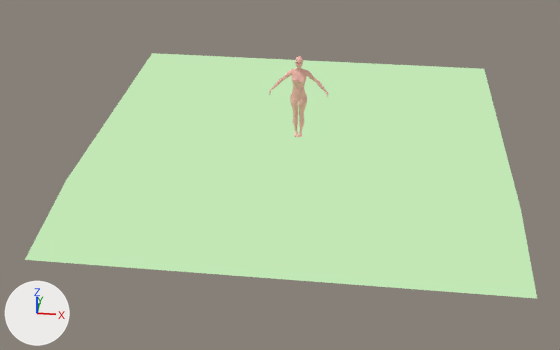
The Blender file WIP/human2.blend: old version first, new version second.
Before and after are seen from a 50 mm lens placed at (3.1, -33.5, 15.8), pointed at (-0.7, -1.8, -3.5). The axes (+X, +Y, +Z) are drawn at lower left. The lights are the same throughout.

Objects in the first picture: 'Grass', 'Human'.
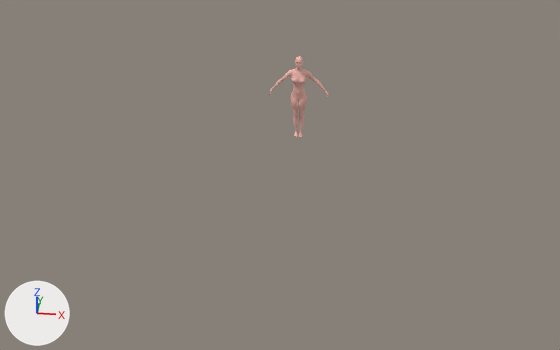
The change, as a diff of the scene's bpy script:
```diff
--- a/WIP/human2.blend.py
+++ b/WIP/human2.blend.py
@@ ob_grass @@
 ob_grass.scale = (10.0, 10.0, 10.0)
+ob_grass.hide_set(True)
```

Boxes [x1, y1, x2, y2] around the edits, measured in the pictures (560 x 350 px):
'Grass', hidden: before [25, 53, 537, 299]
